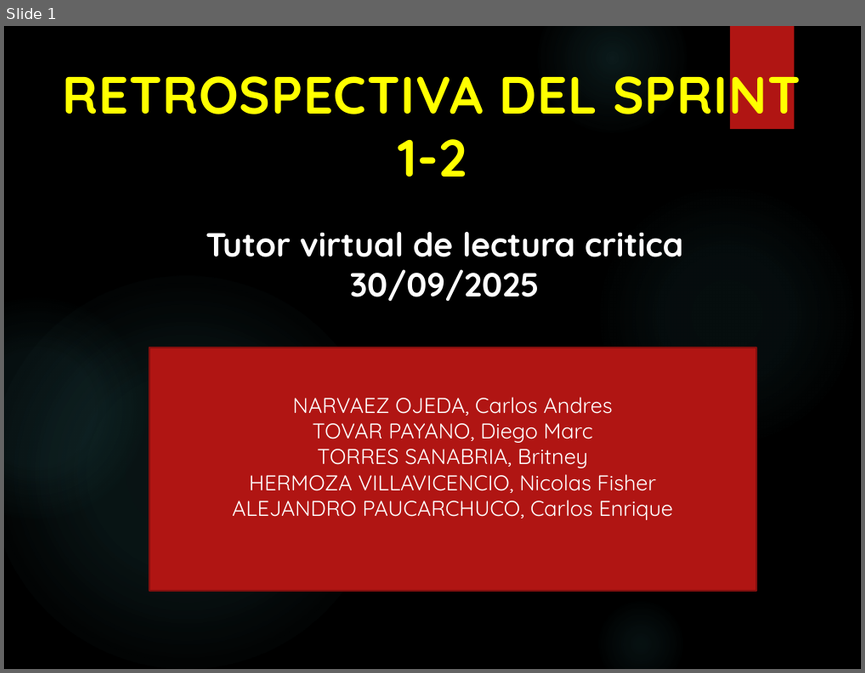
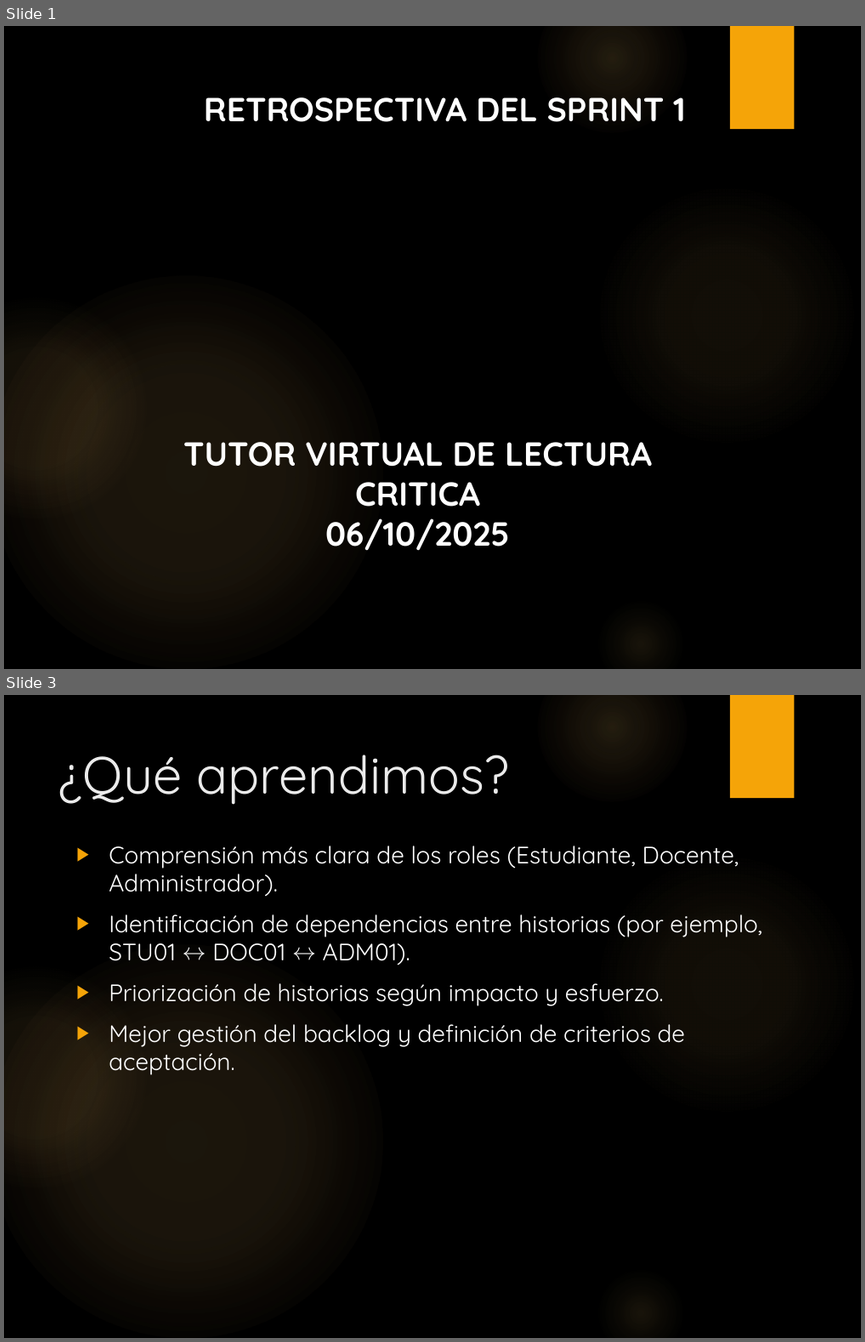
Before and after one commit to BritneyTorres/G2001, a slide deck: Semana 5/20250915_07_Retrospectiva del Sprint.pptx. Shown one above the other, each under a label of ours: slide 1 before the commit, slides 1 and 3 after it; the slides between them are not shown. The pictures are 865x673 and 865x1342 pixels, drawn with LibreOffice and Linux fonts; fonts in the diff are those of the drawing; background and template pictures are left out. Boxes give left, top, right and bottom in pixels: in the first picture for what was removed or moved away, otherwise in the second. Text is boxed around its words. In the diff, an @@ line names an element or a change of style, - is before the commit and + after.

```diff
--- a/Semana 5/20250915_07_Retrospectiva del Sprint.pptx
+++ b/Semana 5/20250915_07_Retrospectiva del Sprint.pptx
@@ slide 3 added at box(4, 695, 861, 1338), background picture (left out); not listed: 6 template elements that a slide beside it also shows @@
@@ title added at box(58, 755, 510, 805), 44 pt, text #EBEBEB @@
+¿Qué aprendimos?
@@ text added at box(109, 845, 762, 1075), 20 pt, text #FFFFFF @@
+▶ Comprensión más clara de los roles (Estudiante, Docente, Administrador).
+▶ Identificación de dependencias entre historias (por ejemplo, STU01 ↔ DOC01 ↔ ADM01).
+▶ Priorización de historias según impacto y esfuerzo.
+▶ Mejor gestión del backlog y definición de criterios de aceptación.
@@ slide 1 changed as well @@
@@ rectangle at box(730, 26, 794, 129): fill #B01513 to #F5A408 @@
@@ text at box(204, 97, 685, 122): text changed; size 44 to 28 pt; text colour #FFFF00 to #FFFFFF @@
-RETROSPECTIVA DEL SPRINT 1-2
+RETROSPECTIVA DEL SPRINT 1
@@ fill gradient #50B9C1 to gradient #FAC96A in 5 elements at box(595, 182, 858, 447), box(537, 26, 687, 133), box(595, 597, 687, 669), box(4, 276, 382, 669), box(4, 298, 146, 519) @@
@@ rectangle removed at box(148, 347, 756, 590) @@
-NARVAEZ OJEDA, Carlos Andres
-TOVAR PAYANO, Diego Marc
-TORRES SANABRIA, Britney
-HERMOZA VILLAVICENCIO, Nicolas Fisher
-ALEJANDRO PAUCARCHUCO, Carlos Enrique
@@ text at box(183, 442, 652, 550): text changed @@
-Tutor virtual de lectura critica
-30/09/2025
+TUTOR VIRTUAL DE LECTURA CRITICA
+06/10/2025
```
Also in this commit, not shown: 8 other slides added, 4 slides removed, 2 other files.
